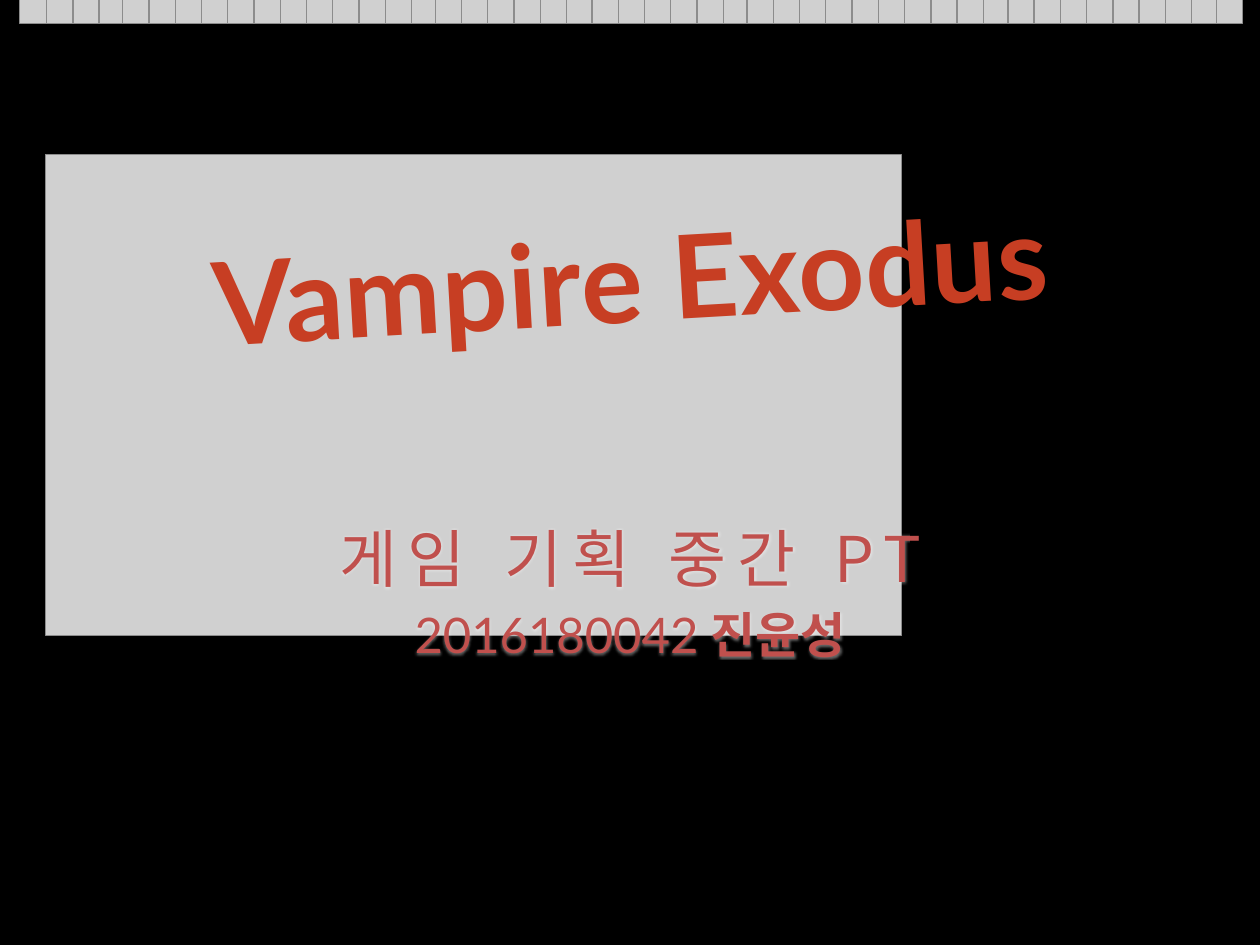
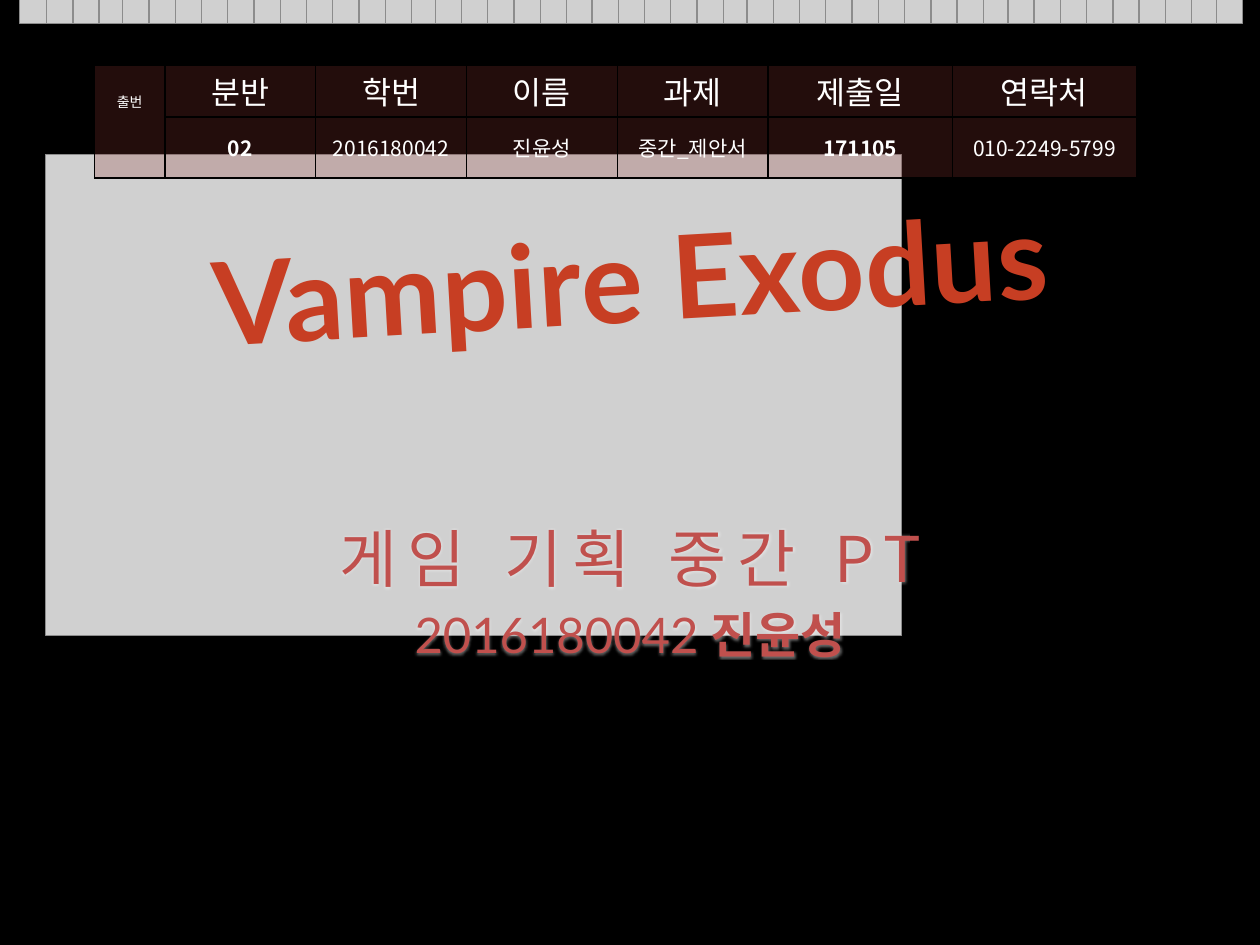
Before and after one commit to iconstudio/2017-Platformer, a slide deck: slide 1 of slides/Exodus_20171105.pptx. Drawn at 1260x945 pixels with LibreOffice and Linux fonts; fonts in the diff are those of the drawing; grey boxes stand for pictures; background and template pictures are left out. Boxes give left, top, right and bottom in pixels: in the first picture for what was removed or moved away, otherwise in the second. Text is boxed around its words. In the diff, an @@ line names an element or a change of style, - is before the commit and + after.

```diff
--- a/slides/Exodus_20171105.pptx
+++ b/slides/Exodus_20171105.pptx
@@ table added at (94, 64, 1138, 165), 2 rows, 7 columns @@
+출번 | 분반 | 학번 | 이름 | 과제 | 제출일 | 연락처
+ | 02 | 2016180042 | 진윤성 | 중간_제안서 | 171105 | 010-2249-5799
```
Also in this commit, not shown: 1 other slide changed, 7 other files.
